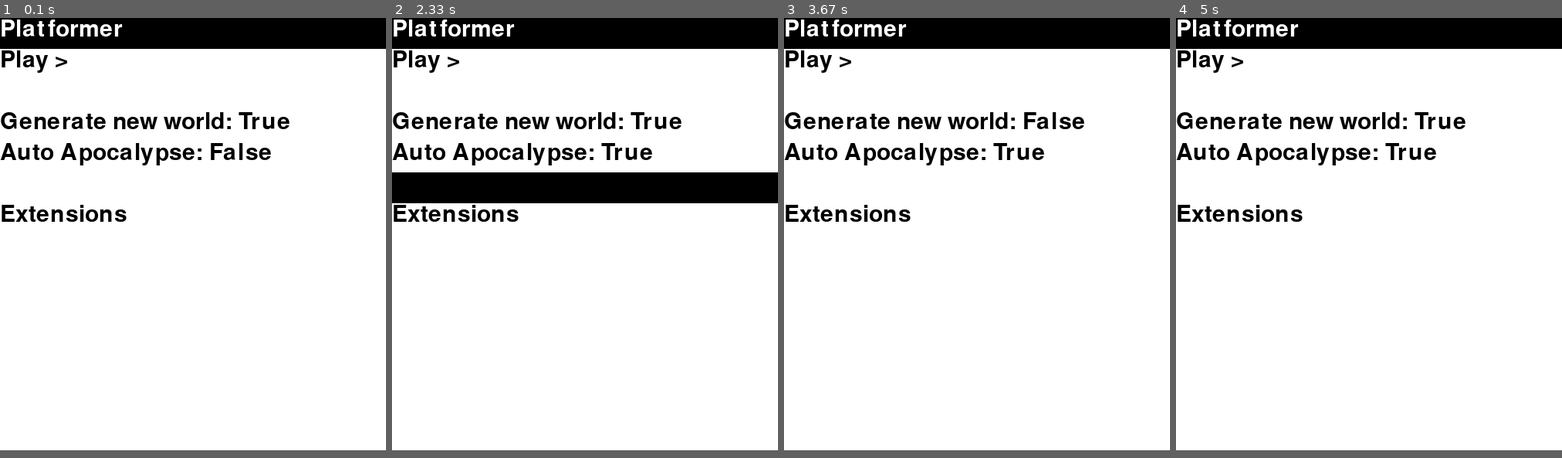
Above: before the commit, frames 1-4 (left to right).
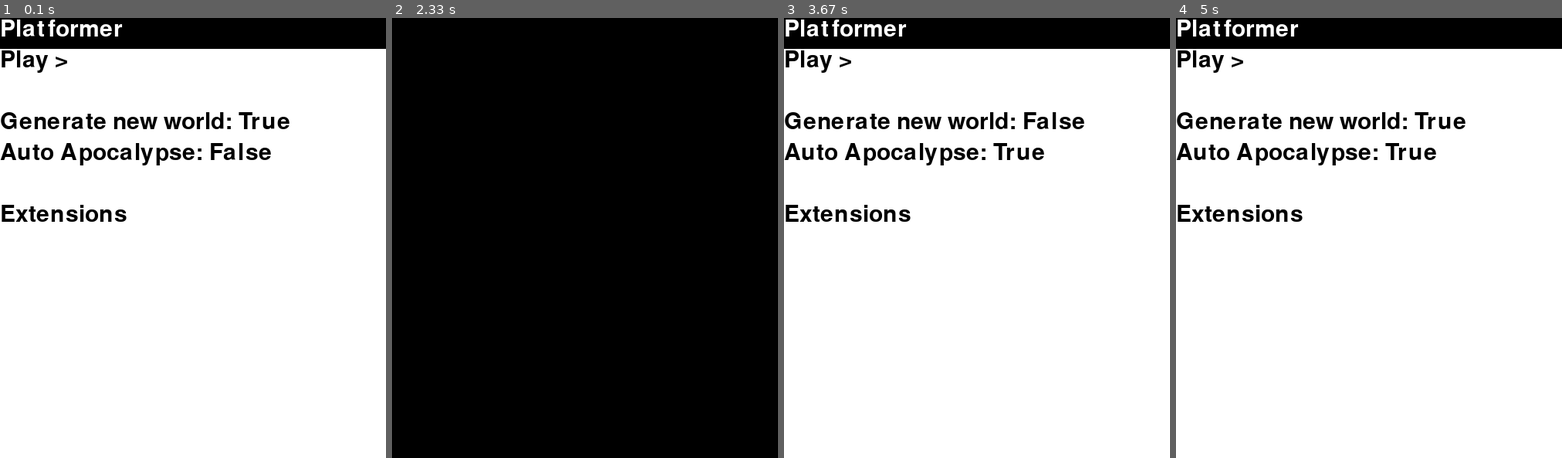
Above: after the commit, the same moments.

Repository: sillypantscoder/pygame_platformer_2
Game: pygame game, started from zombieapocalypse.py
Same seed, same stepped clock (60 frames per second), same inputs: the game is played once before the commit and once after it.
Inputs (mouse positions are in pixels of both pictures, inside the frame that each line leads up to):
- Up to frame 1 (0.1 s): no input
- Up to frame 2 (2.33 s): click "Platformer" at 0.38 s; click (642, 84) at 0.72 s; hold Right 1-1.47 s; move the mouse to (612, 330) at 1.03 s; click (461, 154) at 1.55 s; press the mouse at (461, 154) at 1.87 s; move the mouse to (585, 123) at 1.97 s; release the mouse at (708, 88) at 2.1 s; hold Up from 2.17 s (still down); click (538, 176) at 2.25 s
- Up to frame 3 (3.67 s): release Up at 2.47 s; hold Right 2.5-2.97 s; click (884, 242) at 2.58 s; click (834, 132) at 3.05 s; hold Left from 3.33 s (still down); click (1007, 348) at 3.42 s
- Up to frame 4 (5 s): release Left at 3.87 s; click (1276, 123) at 3.95 s; press the mouse at (1276, 123) at 4.27 s; move the mouse to (1264, 180) at 4.37 s; release the mouse at (1253, 242) at 4.5 s
The window is 500x560 before the commit and 500x570 after it. Grey fills any space a smaller window leaves; there, only what the larger window draws over its background counts as a difference.

The runs differ from the first frame. In frame 1, only the window size differs. In frame 2, 82% of the frame differs, in the area x 0-100%, y 0-99%; in frame 3, only the window size differs; in frame 4, only the window size differs.

Commit message:
Extend Zombie Apocalypse Mode screen to show health bar

Diff:
--- a/zombieapocalypse.py
+++ b/zombieapocalypse.py
@@ -31,9 +31,9 @@
 
 def SELECTOR(header, items: list):
 	global screen
-	scrn_height = 560
+	scrn_height = 570
 	scrn_width = 500
-	if 40 * (len(items) + 1) > 560:
+	if 40 * (len(items) + 1) > 570:
 		scrn_height = 40 * (len(items) + 1)
 	for i in items:
 		w = FONT.render(i, True, BLACK)
@@ -66,6 +66,7 @@
 				if event.type == pygame.MOUSEBUTTONUP:
 					pos = pygame.mouse.get_pos()
 					if pos[1] - 40 < len(items) * 40:
+						screen = pygame.display.set_mode([500, 570])
 						return math.floor((pos[1] - 40) / 40)
 		c.tick(60)
 		pygame.display.flip()
